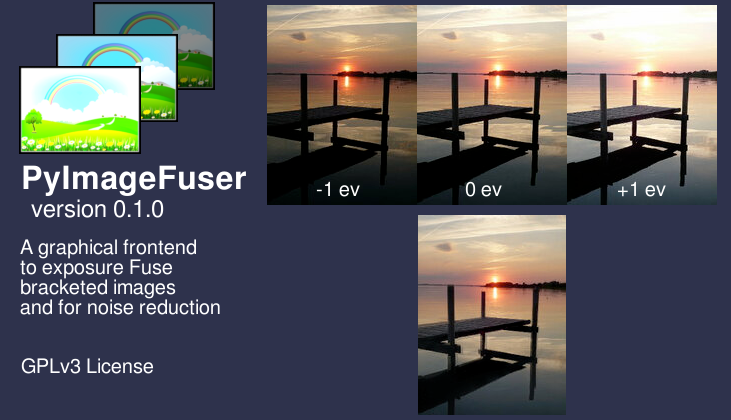
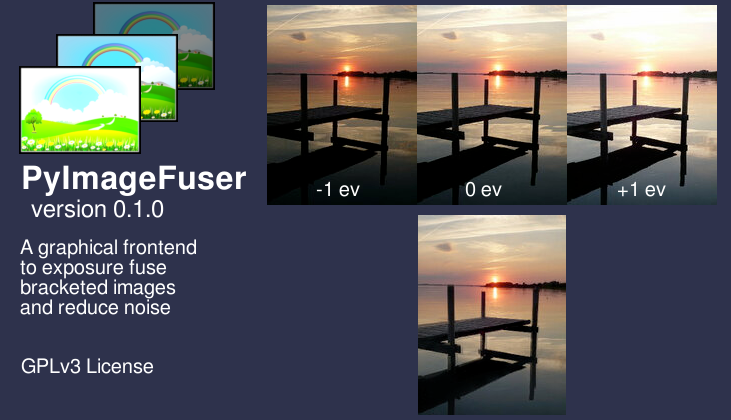
Layered file, before and after one edit (731 x 420). Changes by layer:
painted on "A graphical frontend ..." over [58, 259, 220, 315]
